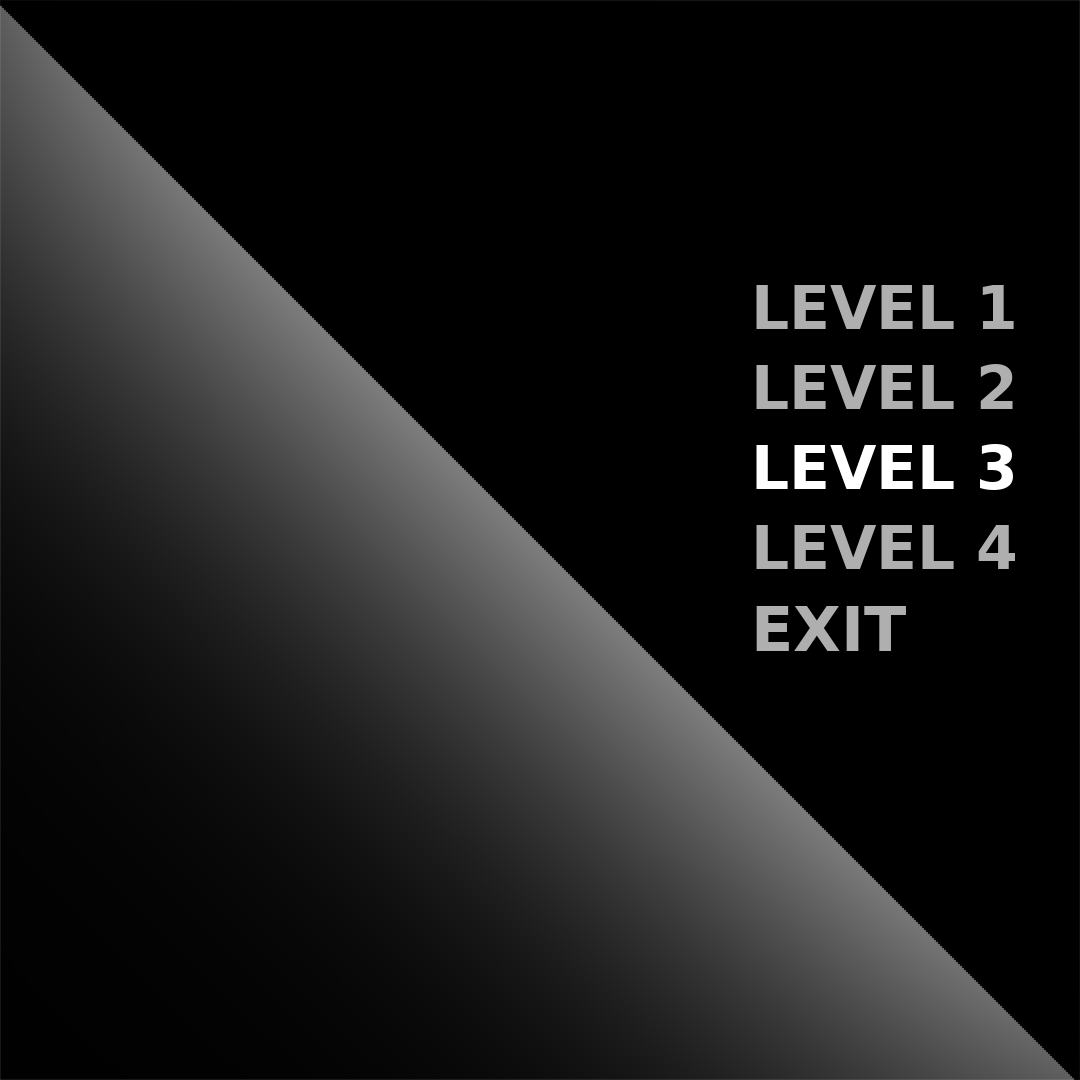
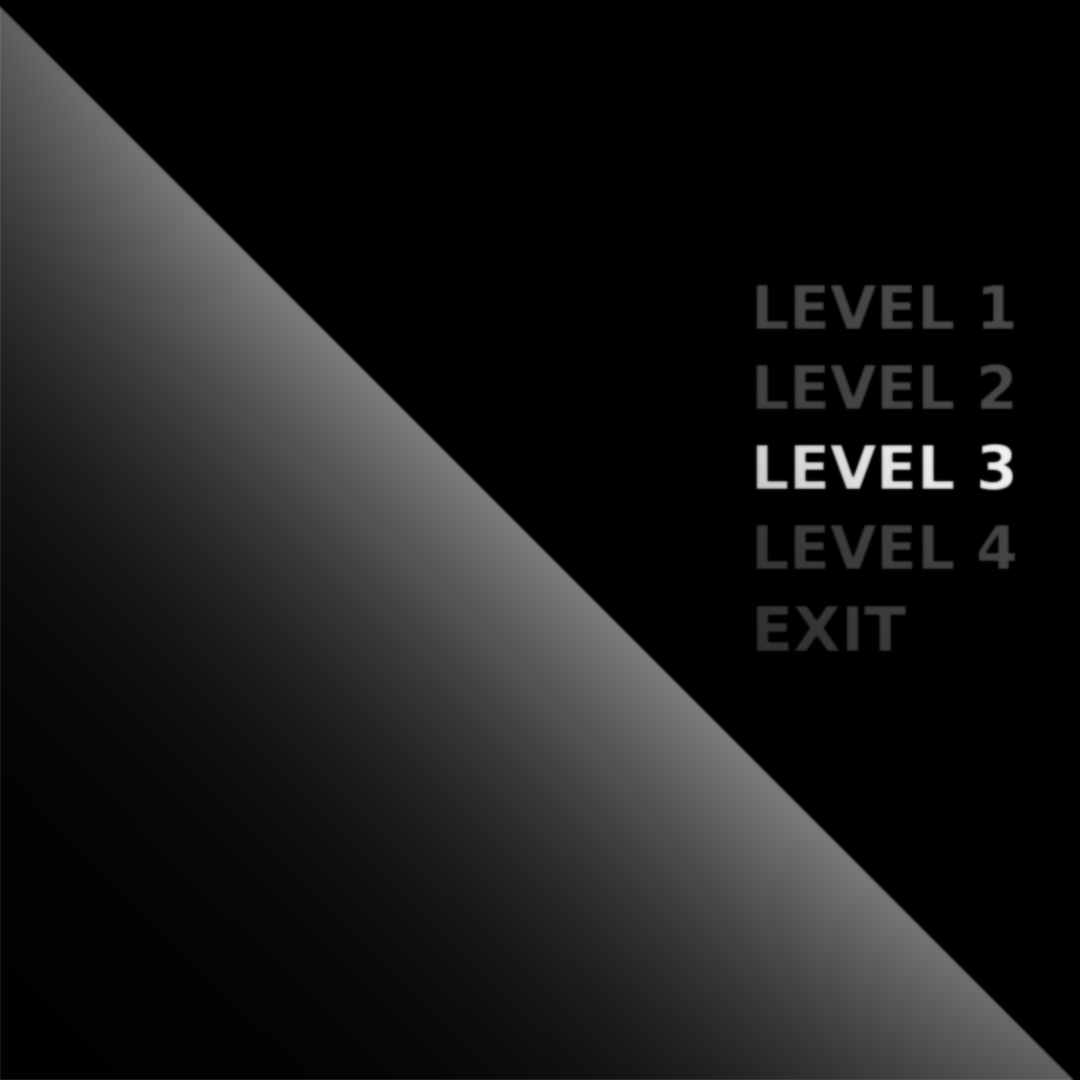
Layers edited between the first and the second w=1080, h=1080 image:
removed layer "LEVEL 1" over bbox(756, 285, 1014, 329)
removed layer "LEVEL 2" over bbox(756, 364, 1013, 409)
removed layer "LEVEL 3" over bbox(756, 444, 1013, 490)
removed layer "LEVEL 4" over bbox(756, 525, 1015, 569)
removed layer "EXIT" over bbox(756, 606, 906, 651)
"貼上的圖層": blend normal → erase, painted on it, masked it over bbox(0, 0, 1080, 1080)
painted on "圖層" over bbox(0, 0, 1080, 1080)
